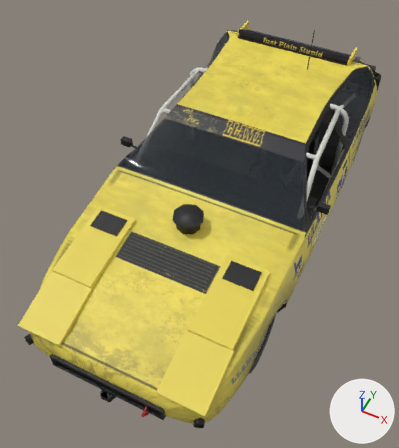
Renders of the glTF model public/cars/field/models/74.glb from each side of a commit.
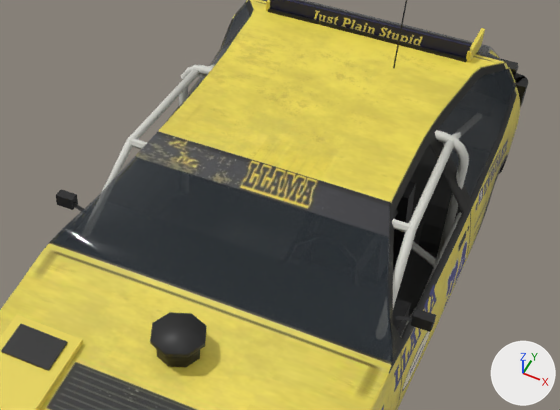
Each version appears first whole from a camera (50 mm lens) standing at (1.37, -3.41, 4.05) and looking at (-0.09, -0.48, 0.4), and next in a close-up on the part from 23% to 100% of the width and 7% to 58% of the height. Arrows for +X, +Y and +Z are at lower right; the lights stay in place. The older version's two pictures come first. Vertices at exactly the same position are counted once.

In view in the first close-up: 'body'.
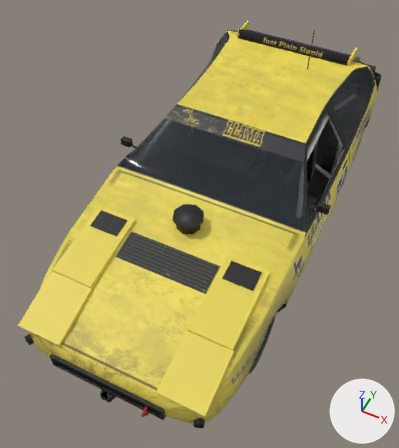
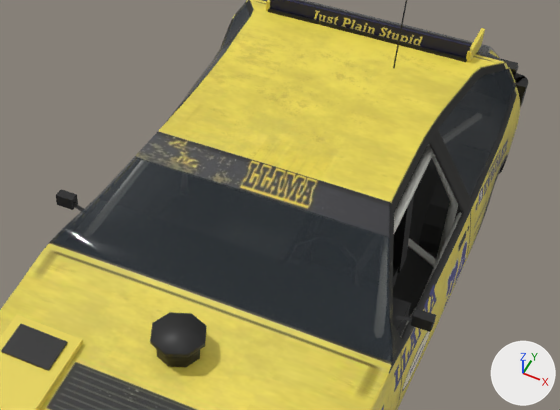
What differs and where, as boxes [x1, y1, x2, y2] in the close-ups (560 x 410 px; the box of a moved part takes in the faces that stretch with it):
part 1 of me_body_mesh, deleted
    before: [129, 138, 411, 232]
part 2 of me_body_mesh, moved or reshaped
    before: [102, 64, 469, 308]
    after: [394, 145, 458, 267]

The change in detail:
me_body_mesh is used by ob_body; location (0.0, 0.0, -0.015).
me_body_mesh had 4276 vertices, 7888 faces and spanned x -0.95..0.95, y -2.21..2.29, z 0.2..1.58.
me_body_mesh now has 4240 vertices, 7816 faces and spans x -0.95..0.95, y -2.21..2.29, z 0.2..1.58.
me_body_mesh part 1: the loose piece of 12 vertices spanning x -0.71..0.71, y -0.02..0.03, z 1.1..1.14 is deleted.
Part 2, on me_body_mesh:
36 vertices are removed from x -0.75..0.75, y 0.65..0.7, z 1.1..1.17.
84 faces are deleted.
6 vertices in x 0.66..0.7, y 0.67..0.68, z 1.12..1.16 move by (-0.08, 0.0, -0.06).
6 vertices in x -0.7..-0.66, y 0.67..0.68, z 1.12..1.16 move by (0.08, 0.0, -0.06).
4 vertices in x 0.77..0.79, y 0.65..0.7, z 1.03 move by (0.0, 0.0, -0.22).
4 vertices in x 0.65..0.69, y 0.67..0.68, z 1.1..1.12 move by (-0.07, 0.0, -0.04).
4 vertices in x -0.69..-0.65, y 0.67..0.68, z 1.1..1.12 move by (0.07, 0.0, -0.04).
4 vertices in x -0.65..-0.64, y 0.65..0.7, z 1.1..1.12 move by (0.04, 0.0, -0.03).
38 vertices move from x -0.79..0.78, y 0.0..0.7, z 1.03..1.14 to x -0.79..0.75, y 0.0..0.7, z 0.8..1.15.
12 new faces join them, mat_car74_livery (picture img_74_livery).
Other edits to the shape of me_body_mesh do not show in these pictures.
